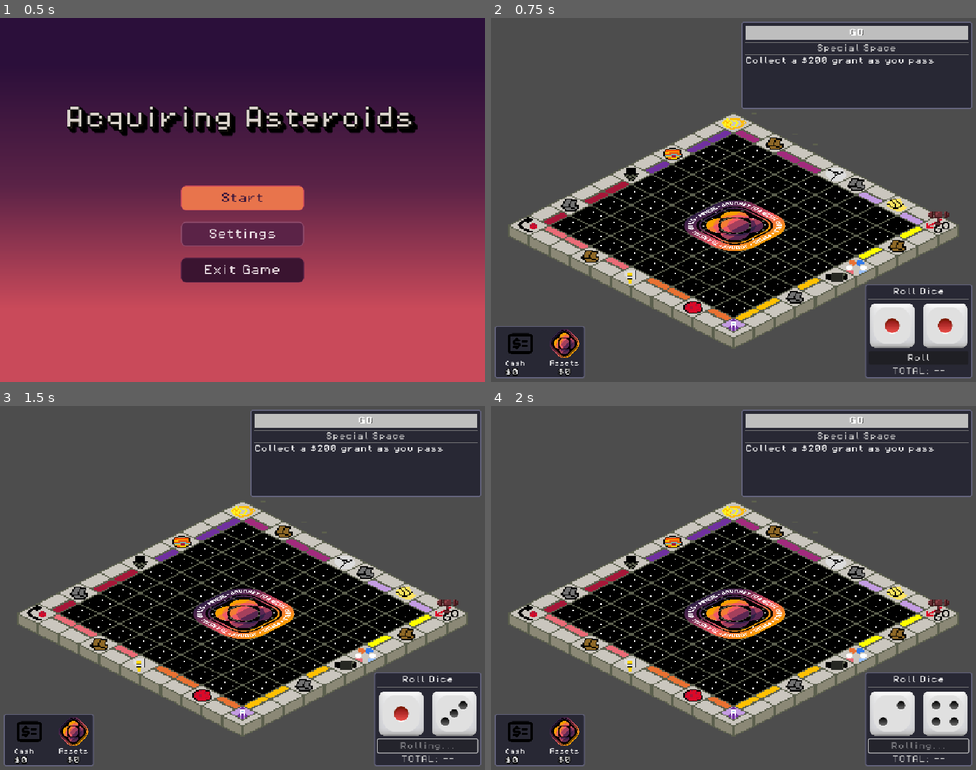
Above: before the commit, frames 1-4 (two rows, left to right).
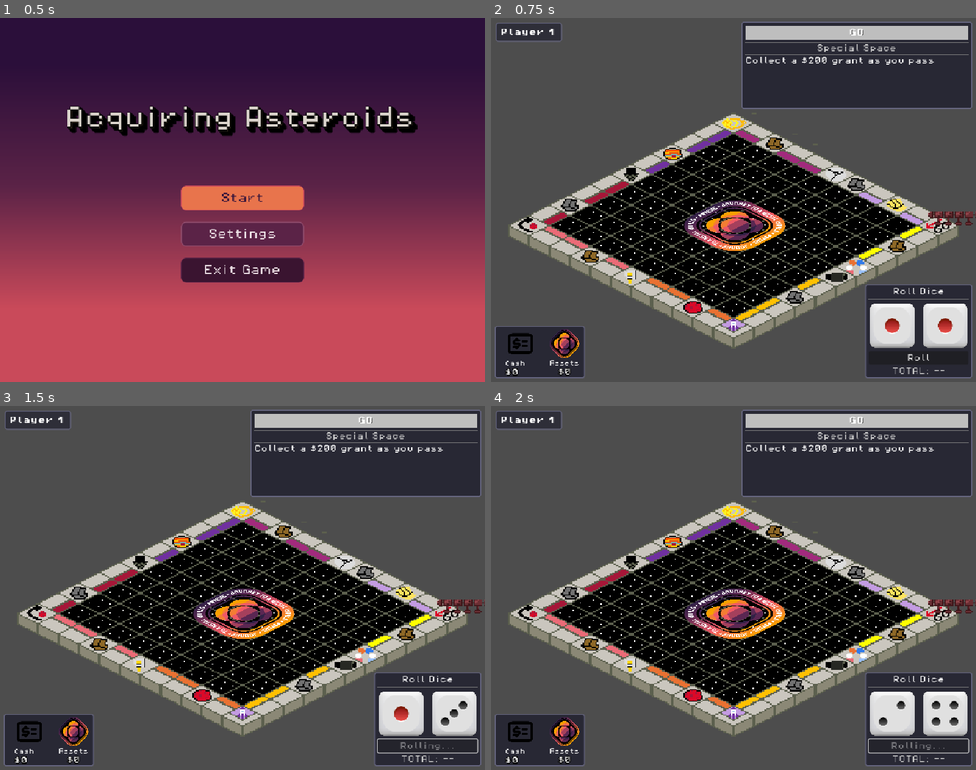
Above: after the commit, the same moments.

Repository: MissionToPsyche-Platinum/platinum_24d_game_psycheopoly-psb
Game: Godot game, scene res://scenes/StartMenu.tscn
Two runs of this game, one before a commit and one after it. Both use one fixed random seed, a clock stepped at 60 frames per second and the inputs below.
Inputs:
- Up to frame 1 (0.5 s): no input
- Up to frame 2 (0.75 s): click "Start" at 0.5 s
- Up to frame 3 (1.5 s): click "Roll" at 1.25 s
- Up to frame 4 (2 s): no input

Frame 1 is identical in both runs. In frame 2, 0.9% of the frame differs, in the area x 1-100%, y 1-57%; in frame 3, 0.9%; in frame 4, 0.9%.

Commit message:
feat: implement turn management and UI updates for player actions

Diff:
--- a/scenes/DiceRollPanel.tscn
+++ b/scenes/DiceRollPanel.tscn
@@ -36,6 +36,7 @@
 grow_horizontal = 0
 grow_vertical = 0
 size_flags_vertical = 4
+mouse_filter = 2
 script = ExtResource("1_gn10m")
 dice_faces = Array[Texture2D]([ExtResource("2_uv78u"), ExtResource("3_uw5oi"), ExtResource("4_rxcad"), ExtResource("5_yqaqp"), ExtResource("6_2tjk1"), ExtResource("7_kd3ah")])
 die1_path = NodePath("RollPanel/MarginContainer/VBox/DiceRow/Die1")
--- /dev/null
+++ b/scenes/EndTurnButton.tscn
@@ -0,0 +1,37 @@
+[gd_scene load_steps=3 format=3 uid="uid://cq7vx8yh2nfy8"]
+
+[ext_resource type="Script" uid="uid://uc2xavoa08qh" path="res://scripts/ui/end_turn_button.gd" id="1_k3m4p"]
+[ext_resource type="FontFile" uid="uid://owxfk1xj8tvy" path="res://assets/fonts/PixelOperator8-Bold.ttf" id="2_font"]
+
+[node name="EndTurnButton" type="Control"]
+layout_mode = 3
+anchors_preset = 15
+anchor_right = 1.0
+anchor_bottom = 1.0
+grow_horizontal = 2
+grow_vertical = 2
+mouse_filter = 2
+script = ExtResource("1_k3m4p")
+
+[node name="CenterContainer" type="CenterContainer" parent="."]
+layout_mode = 1
+anchors_preset = 7
+anchor_left = 0.5
+anchor_top = 1.0
+anchor_right = 0.5
+anchor_bottom = 1.0
+offset_left = -100.0
+offset_top = -66.0
+offset_right = 100.0
+offset_bottom = -6.0
+grow_horizontal = 2
+grow_vertical = 0
+mouse_filter = 1
+
+[node name="EndTurnButton" type="Button" parent="CenterContainer"]
+custom_minimum_size = Vector2(180, 50)
+layout_mode = 2
+mouse_filter = 0
+theme_override_fonts/font = ExtResource("2_font")
+theme_override_font_sizes/font_size = 16
+text = "End Turn"
--- /dev/null
+++ b/scenes/PlayerNameHUD.tscn
@@ -0,0 +1,51 @@
+[gd_scene load_steps=4 format=3 uid="uid://cx8w5ve6k1nby"]
+
+[ext_resource type="Script" uid="uid://55pqilln4t55" path="res://scripts/ui/player_name_hud.gd" id="1_script"]
+[ext_resource type="FontFile" uid="uid://owxfk1xj8tvy" path="res://assets/fonts/PixelOperator8-Bold.ttf" id="2_font"]
+
+[sub_resource type="StyleBoxFlat" id="StyleBoxFlat_player_name"]
+bg_color = Color(0.15, 0.15, 0.2, 0.8)
+border_width_left = 2
+border_width_top = 2
+border_width_right = 2
+border_width_bottom = 2
+border_color = Color(0.4, 0.4, 0.5, 1)
+corner_radius_top_left = 4
+corner_radius_top_right = 4
+corner_radius_bottom_right = 4
+corner_radius_bottom_left = 4
+
+[node name="PlayerNameHUD" type="Control"]
+layout_mode = 3
+anchors_preset = 0
+offset_right = 200.0
+offset_bottom = 50.0
+mouse_filter = 2
+script = ExtResource("1_script")
+
+[node name="Panel" type="Panel" parent="."]
+layout_mode = 1
+offset_left = 10.0
+offset_top = 10.0
+offset_right = 150.0
+offset_bottom = 50.0
+theme_override_styles/panel = SubResource("StyleBoxFlat_player_name")
+
+[node name="MarginContainer" type="MarginContainer" parent="Panel"]
+layout_mode = 1
+anchors_preset = 15
+anchor_right = 1.0
+anchor_bottom = 1.0
+grow_horizontal = 2
+grow_vertical = 2
+theme_override_constants/margin_left = 10
+theme_override_constants/margin_top = 5
+theme_override_constants/margin_right = 10
+theme_override_constants/margin_bottom = 5
+
+[node name="NameLabel" type="Label" parent="Panel/MarginContainer"]
+layout_mode = 2
+theme_override_fonts/font = ExtResource("2_font")
+theme_override_font_sizes/font_size = 16
+text = "Player 1"
+vertical_alignment = 1
--- a/scenes/dice_roll_panel.gd
+++ b/scenes/dice_roll_panel.gd
@@ -125,6 +125,14 @@
 
 	roll_button.pressed.connect(_on_roll_pressed)
 	# Connect the button press signal to our handler function.
+
+	# Connect to GameState turn signals
+	if GameState:
+		GameState.turn_started.connect(_on_turn_started)
+		# Update button states when turn changes
+
+	# Initialize button states for first player
+	_update_button_states()
 
 func _on_roll_pressed() -> void:
 	# Runs when the Roll button is clicked/pressed.
@@ -240,11 +248,11 @@
 	is_rolling = false
 	# Unlock rolling state.
 
-	roll_button.disabled = false
-	# Re-enable the roll button.
-
 	roll_button.text = _roll_text_idle
 	# Restore the original button label.
+
+	# Update button states based on turn rules
+	_update_button_states()
 
 func _set_die_faces(v1: int, v2: int) -> void:
 	# Helper: sets die textures based on numeric values 1..6.
@@ -345,3 +353,20 @@
 
 	return 1
 	# If no match found, default to 1.
+
+
+func _on_turn_started(player_index: int) -> void:
+	## Called when a new turn starts
+	print("DicePanel: Turn started for player ", player_index)
+	_update_button_states()
+
+
+func _update_button_states() -> void:
+	## Update button enabled/disabled states based on turn state
+	var current_player = GameState.get_current_player()
+	if not current_player:
+		return
+
+	# Roll button: enabled if player hasn't rolled yet (and not currently rolling)
+	if roll_button:
+		roll_button.disabled = current_player.has_rolled or is_rolling
--- a/scripts/core/board.gd
+++ b/scripts/core/board.gd
@@ -1,7 +1,10 @@
 extends Node2D
 
-# Reference to the piece
-var piece: Node2D = null
+# Array of player pieces
+var pieces: Array[Node2D] = []
+
+# Reference to the current player's piece
+var current_piece: Node2D = null
 
 # Tile map references
 var tile_map_layer: TileMapLayer = null
@@ -19,9 +22,17 @@
 const MoneyHUDScene = preload("res://scenes/MoneyHUD.tscn")
 var money_hud: Control = null
 
+# Player name HUD reference and scene
+const PlayerNameHUDScene = preload("res://scenes/PlayerNameHUD.tscn")
+var player_name_hud: Control = null
+
 # Space action popup reference and scene
 const SpaceActionPopupScene = preload("res://scenes/SpaceActionPopup.tscn")
 var space_action_popup: CanvasLayer = null
+
+# End turn button reference and scene
+const EndTurnButtonScene = preload("res://scenes/EndTurnButton.tscn")
+var end_turn_button: Control = null
 
 # Mouse interaction state
 var hovered_tile: Vector2i = Vector2i(-1, -1)
@@ -34,21 +45,27 @@
 
 
 func _ready() -> void:
-	# Load and spawn the piece
+	# Get reference to the TileMapLayer first
+	tile_map_layer = $TileMap/TileMapLayer
+	highlight_layer = $TileMap/HighlightLayer
+
+	# Load and spawn pieces for all players
 	var piece_scene = preload("res://scenes/Piece.tscn")
-	piece = piece_scene.instantiate()
-	add_child(piece)
-
-	# Get reference to the TileMapLayer
-	tile_map_layer = $TileMap/TileMapLayer
-	piece.tile_map = tile_map_layer
-
-	# Get reference to highlight layer
-	highlight_layer = $TileMap/HighlightLayer
+	for i in range(GameState.player_count):
+		var piece_instance = piece_scene.instantiate()
+		piece_instance.tile_map = tile_map_layer
+		add_child(piece_instance)
+		pieces.append(piece_instance)
+		# Position piece at GO
+		piece_instance.move_to(10, 0)
+		# Offset pieces slightly so they're visible when on same space
+		piece_instance.position.x += i * 8
+
+	# Set current piece to first player
+	current_piece = pieces[0]
 
 	# Instantiate the space info panel
 	space_info_panel = SpaceInfoPanelScene.instantiate()
-	# CanvasLayers must be added to the SceneTree directly
 	get_tree().root.call_deferred("add_child", space_info_panel)
 
 	# Instantiate the dice roll UI
@@ -57,18 +74,29 @@
 	# Instantiate the money HUD
 	_setup_money_hud()
 
+	# Instantiate the player name HUD
+	_setup_player_name_hud()
+
 	# Instantiate space action popup
 	_setup_space_action_popup()
 
-	# Connect piece's space_changed signal to update the panel (only when no tile selected)
-	if space_info_panel:
-		piece.space_changed.connect(_on_piece_space_changed)
-
-	# Connect piece's movement_finished signal to show action popup
-	piece.movement_finished.connect(_on_piece_movement_finished)
-
-	# Start the piece at position (10, 0) on the board (space 0 - GO)
-	piece.move_to(10, 0)
+	# Instantiate end turn button
+	_setup_end_turn_button()
+
+	# Connect current piece's space_changed signal
+	if space_info_panel and current_piece:
+		current_piece.space_changed.connect(_on_piece_space_changed)
+
+	# Connect current piece's movement_finished signal
+	if current_piece:
+		current_piece.movement_finished.connect(_on_piece_movement_finished)
+
+	# Connect to GameState turn signals
+	GameState.turn_started.connect(_on_turn_started)
+	GameState.turn_ended.connect(_on_turn_ended)
+
+	# Start the game
+	GameState.start_game()
 
 	# Update panel after everything is ready
 	call_deferred("_initial_panel_update")
@@ -100,6 +128,20 @@
 	# Instantiate the money HUD
 	money_hud = MoneyHUDScene.instantiate()
 	canvas_layer.add_child(money_hud)
+
+	# Add to scene tree
+	get_tree().root.call_deferred("add_child", canvas_layer)
+
+
+func _setup_player_name_hud() -> void:
+	# Create a CanvasLayer to hold the player name HUD
+	var canvas_layer = CanvasLayer.new()
+	canvas_layer.name = "PlayerNameHUDLayer"
+	canvas_layer.layer = 9  # Same level as money HUD
+
+	# Instantiate the player name HUD
+	player_name_hud = PlayerNameHUDScene.instantiate()
+	canvas_layer.add_child(player_name_hud)
 
 	# Add to scene tree
 	get_tree().root.call_deferred("add_child", canvas_layer)
@@ -118,9 +160,54 @@
 	space_action_popup.close_pressed.connect(_on_close_pressed)
 
 
+func _setup_end_turn_button() -> void:
+	# Create a CanvasLayer to hold the end turn button (always on top)
+	var canvas_layer = CanvasLayer.new()
+	canvas_layer.name = "EndTurnButtonLayer"
+	canvas_layer.layer = 11  # Above dice roll layer
+
+	# Instantiate the end turn button
+	end_turn_button = EndTurnButtonScene.instantiate()
+	canvas_layer.add_child(end_turn_button)
+
+	# Add to scene tree
+	get_tree().root.call_deferred("add_child", canvas_layer)
+
+
 func _initial_panel_update() -> void:
-	if space_info_panel and piece:
-		space_info_panel.update_space_display(piece.board_space)
+	if space_info_panel and current_piece:
+		space_info_panel.update_space_display(current_piece.board_space)
+
+
+func _on_turn_started(player_index: int) -> void:
+	print("Board: Turn started for player ", player_index)
+	# Switch to the new player's piece
+	if current_piece:
+		current_piece.space_changed.disconnect(_on_piece_space_changed)
+		current_piece.movement_finished.disconnect(_on_piece_movement_finished)
+
+	current_piece = pieces[player_index]
+
+	# Connect signals for new piece
+	current_piece.space_changed.connect(_on_piece_space_changed)
+	current_piece.movement_finished.connect(_on_piece_movement_finished)
+
+	# Reset turn state
+	GameState.players[player_index].has_rolled = false
+	GameState.players[player_index].doubles_count = 0
+
+	# Update info panel
+	if space_info_panel:
+		space_info_panel.update_space_display(current_piece.board_space)
+
+
+func _on_turn_ended(player_index: int) -> void:
+	print("Board: Turn ended for player ", player_index)
+
+
+func end_turn() -> void:
+	## Called when player wants to end their turn
+	GameState.next_player()
 
 
 func _on_piece_movement_finished(space_num: int) -> void:
@@ -132,11 +219,14 @@
 
 func _on_purchase_pressed(space_num: int) -> void:
 	print("Player wants to purchase space: ", space_num)
+	# TODO: Implement actual purchase logic
+	GameState.action_completed.emit()
 
 
 func _on_auction_pressed(space_num: int) -> void:
 	print("Auction started for space: ", space_num)
 	# TODO: Implement auction system logic
+	GameState.action_completed.emit()
 
 
 func _on_move_pressed(space_num: int) -> void:
@@ -144,8 +234,9 @@
 	if space_num == 30:
 		print("Solar Storm! Transporting to Launch Pad...")
 		# Teleport to space 10 (Launch Pad)
-		if piece:
-			piece.teleport_to_space(10)
+		if current_piece:
+			current_piece.teleport_to_space(10)
+	GameState.action_completed.emit()
 
 
 func _on_draw_card_pressed(space_num: int) -> void:
@@ -154,6 +245,7 @@
 	# Determine if Silicate (blue) or Metal (orange) based on space_num
 	var space_info = SpaceData.get_space_info(space_num)
 	print("Card type: ", space_info.name)
+	GameState.action_completed.emit()
 
 
 func _on_pay_pressed(space_num: int) -> void:
@@ -167,10 +259,12 @@
 		print("Paid $%d for %s" % [amount, space_info.name])
 		# Update HUD
 		GameState.player_money_updated.emit(GameState.players[player_idx])
+	GameState.action_completed.emit()
 
 
 func _on_close_pressed() -> void:
 	print("Player closed the action popup")
+	GameState.action_completed.emit()
 
 
 func _on_piece_space_changed(space_num: int) -> void:
@@ -228,9 +322,9 @@
 	# Debug quick teleport: Shift + Left Click
 	if event.shift_pressed:
 		var space_num = _get_space_from_tile_coords(tile_coords)
-		if space_num >= 0 and piece:
+		if space_num >= 0 and current_piece:
 			print("DEBUG: Quick teleporting piece to space ", space_num)
-			piece.teleport_to_space(space_num)
+			current_piece.teleport_to_space(space_num)
 			return
 
 	# If clicking the same tile, deselect it
@@ -245,7 +339,8 @@
 			highlight_layer.set_cell(hovered_tile, 1, HOVER_TILE)
 
 		# Show player's current position info
-		space_info_panel.update_space_display(piece.board_space)
+		if current_piece:
+			space_info_panel.update_space_display(current_piece.board_space)
 	else:
 		# Clear previous selection
 		if is_tile_selected and selected_tile != Vector2i(-1, -1):
@@ -316,7 +411,16 @@
 
 
 func _on_dice_rolled(d1: int, d2: int, total: int, is_doubles: bool) -> void:
-	# Move the piece forward by the total dice value
-	if piece:
-		piece.move_forward(total)
+	# Move the current player's piece forward by the total dice value
+	if current_piece:
+		current_piece.move_forward(total)
 		print("Dice rolled: %d + %d = %d%s" % [d1, d2, total, " (Doubles!)" if is_doubles else ""])
+
+		# Mark player as having rolled
+		var current_player = GameState.get_current_player()
+		if current_player:
+			current_player.has_rolled = true
+			if is_doubles:
+				current_player.doubles_count += 1
+			# Notify that player has rolled
+			GameState.player_rolled.emit(current_player)
--- a/scripts/core/game_state.gd
+++ b/scripts/core/game_state.gd
@@ -22,6 +22,18 @@
 ## Emitted when a player's money changes (MoneyHUD should listen to this).
 signal player_money_updated(player)
 
+## Emitted when a player's turn starts
+signal turn_started(player_index: int)
+
+## Emitted when a player's turn ends
+signal turn_ended(player_index: int)
+
+## Emitted when a player rolls the dice
+signal player_rolled(player: PlayerState)
+
+## Emitted when a player completes an action (purchase, pay, etc.)
+signal action_completed()
+
 
 # ------------------------------------------------------------------------------
 # Global difficulty (used by StartMenu.gd)
@@ -42,6 +54,12 @@
 # Holds the player state data models
 var players: Array[PlayerState] = []
 
+# Current player's index (0-based)
+var current_player_index: int = 0
+
+# Whether a game is currently active
+var game_active: bool = false
+
 
 func _ready() -> void:
 	_setup_board()
@@ -54,9 +72,12 @@
 
 func _setup_players() -> void:
 	for i in range(player_count):
-		players.append(PlayerState.new())
-		add_child(players[i])
-		players[i].balance = 1500  # TODO: Change to constant
+		var player = PlayerState.new()
+		player.player_id = i
+		player.player_name = "Player " + str(i + 1)
+		player.balance = 1500  # TODO: Change to constant
+		players.append(player)
+		add_child(player)
 
 
 ## Changes the ownership of an ownable property
@@ -94,37 +115,44 @@
 ## them. We can change implementations later, no big deal.
 
 
-func get_current_player():
-	## PLACEHOLDER:
-	##   - Currently returns null, because we don't have a real player model yet.
-	##   - When the real Player system is implemented, this should return the
-	##     current player object / dictionary/array.
+func get_current_player() -> PlayerState:
+	## Returns the current active player
+	if players.size() > 0 and current_player_index < players.size():
+		return players[current_player_index]
 	return null
 
 
 func start_game() -> void:
-	## PLACEHOLDER:
-	##   - Call this from the main scene if we want a single place to
-	##     initialize GameState.
-	##   - Emits current_player_changed with whatever get_current_player()
-	##     returns (currently null).
-	emit_signal("current_player_changed", get_current_player())
+	## Initialize the game and start the first player's turn
+	game_active = true
+	current_player_index = 0
+	var current_player = get_current_player()
+	print("Game started! ", current_player.player_name, "'s turn")
+	emit_signal("current_player_changed", current_player)
+	emit_signal("turn_started", current_player_index)
 
 
 func next_player() -> void:
-	## PLACEHOLDER:
-	##   - for "end turn / advance player" logic.
-	##   - Right now it just re-emits current_player_changed with whatever
-	##     get_current_player() returns (null).
-	emit_signal("current_player_changed", get_current_player())
+	## Advance to the next player's turn
+	if not game_active:
+		return
+
+	# Emit turn ended for current player
+	emit_signal("turn_ended", current_player_index)
+
+	# Advance to next player
+	current_player_index = (current_player_index + 1) % player_count
+
+	# Emit signals for new player
+	var current_player = get_current_player()
+	print(current_player.player_name, "'s turn")
+	emit_signal("current_player_changed", current_player)
+	emit_signal("turn_started", current_player_index)
 
 
-func change_player_cash(player, _delta: int) -> void:
-	## PLACEHOLDER:
-	##   - Intended to adjust a player's cash
-	##   - Currently does nothing to player and only emits a signal.
-	##   - When the real Player model is ready, this function is a good place
-	##     to:
-	##         • modify player.cash (or whatever field we use)
-	##         • then emit player_money_updated(player)
-	emit_signal("player_money_updated", player)
+func change_player_cash(player: PlayerState, delta: int) -> void:
+	## Adjust a player's cash and emit update signal
+	if player:
+		player.balance += delta
+		print(player.player_name, " cash changed by ", delta, " (new balance: $", player.balance, ")")
+		emit_signal("player_money_updated", player)
--- a/scripts/core/player_state.gd
+++ b/scripts/core/player_state.gd
@@ -2,5 +2,16 @@
 
 class_name PlayerState
 
+# Player identification
+var player_id: int = 0
+var player_name: String = "Player"
+
+# Board position (0-39)
 var board_space: int = 0
+
+# Money
 var balance: int = 0
+
+# Turn state
+var has_rolled: bool = false
+var doubles_count: int = 0
--- /dev/null
+++ b/scripts/ui/end_turn_button.gd
@@ -0,0 +1,50 @@
+extends Control
+
+## End Turn Button UI
+## Centered button that allows players to end their turn after rolling
+
+@onready var end_turn_button: Button = $CenterContainer/EndTurnButton
+
+func _ready() -> void:
+	# Connect button signal
+	if end_turn_button:
+		end_turn_button.pressed.connect(_on_end_turn_pressed)
+
+	# Connect to GameState turn signals
+	if GameState:
+		GameState.turn_started.connect(_on_turn_started)
+		GameState.action_completed.connect(_on_action_completed)
+
+	# Initialize button state (hidden at start)
+	if end_turn_button:
+		end_turn_button.visible = false
+
+
+func _on_end_turn_pressed() -> void:
+	## Called when player presses End Turn button
+	var current_player = GameState.get_current_player()
+	if not current_player:
+		return
+
+	if not current_player.has_rolled:
+		print("You must roll the dice before ending your turn!")
+		return
+
+	# End the turn
+	GameState.next_player()
+
+
+func _on_turn_started(_player_index: int) -> void:
+	## Called when a new turn starts - hide button
+	if end_turn_button:
+		end_turn_button.visible = false
+
+
+func _on_action_completed() -> void:
+	## Called when player completes an action - show button
+	var current_player = GameState.get_current_player()
+	if not current_player:
+		return
+
+	if current_player.has_rolled and end_turn_button:
+		end_turn_button.visible = true
--- /dev/null
+++ b/scripts/ui/player_name_hud.gd
@@ -0,0 +1,19 @@
+extends Control
+
+## PlayerNameHUD.gd
+## Displays the current player's name in the top left corner
+
+@onready var name_label: Label = $Panel/MarginContainer/NameLabel
+
+func _ready() -> void:
+	if GameState:
+		GameState.current_player_changed.connect(_on_current_player_changed)
+
+		# Initial update if game already started
+		var current = GameState.get_current_player()
+		if current:
+			_on_current_player_changed(current)
+
+func _on_current_player_changed(player: Object) -> void:
+	if player and "player_name" in player:
+		name_label.text = player.player_name
Not shown, added: scripts/ui/end_turn_button.gd.uid
Not shown, added: scripts/ui/player_name_hud.gd.uid
